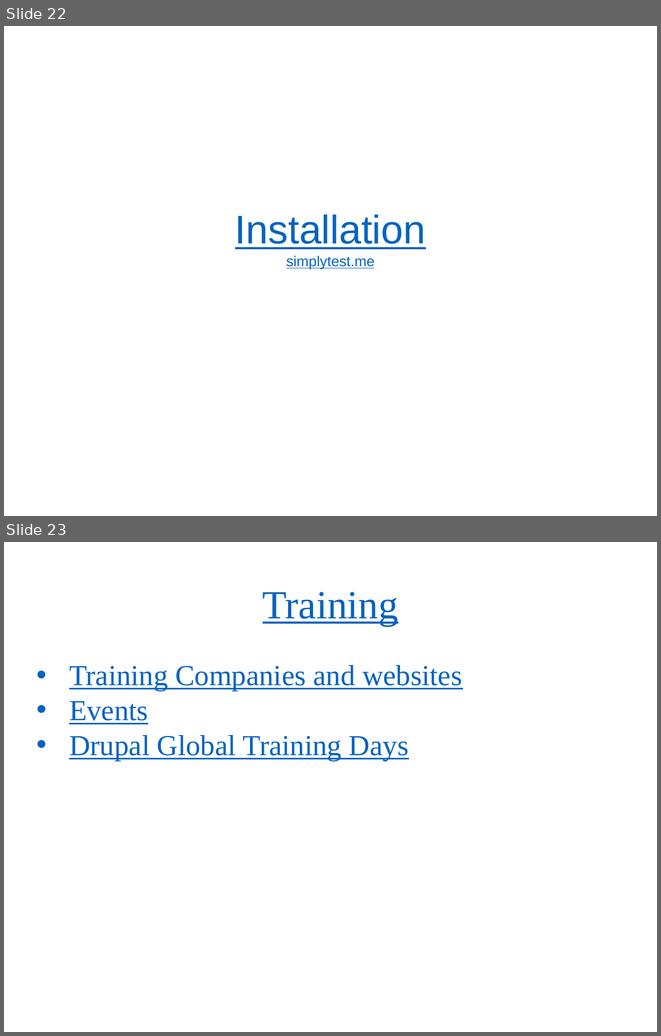
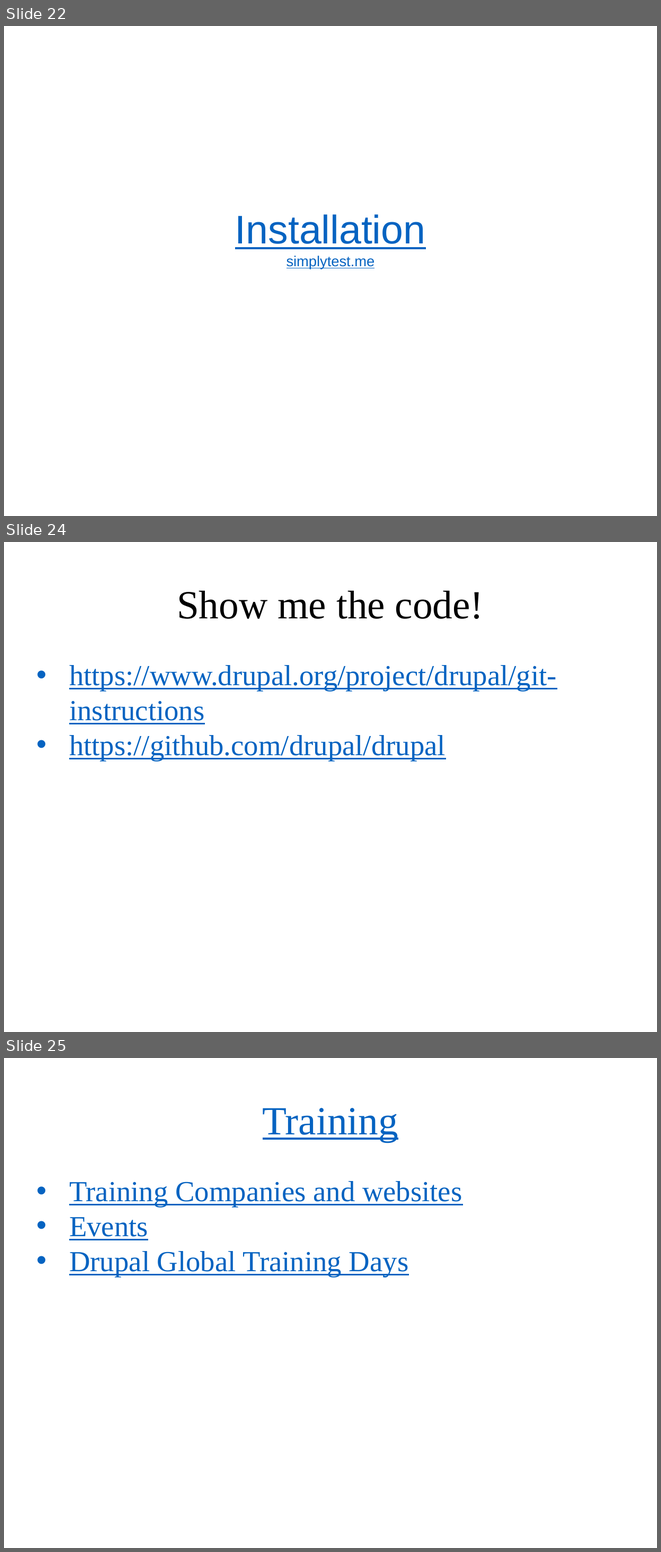
Before and after one commit to mariomc/drupal-overview, a slide deck: Drupal.pptx. Shown one above the other, each under a label of ours: slides 22 and 23 before the commit, slides 22, 24 and 25 after it; the slides between them are not shown. The pictures are 661x1036 and 661x1552 pixels, drawn with LibreOffice and Linux fonts; fonts in the diff are those of the drawing; background and template pictures are left out. Boxes give left, top, right and bottom in pixels: in the first picture for what was removed or moved away, otherwise in the second. Text is boxed around its words. In the diff, an @@ line names an element or a change of style, - is before the commit and + after.

Commit message:
Show me the code

```diff
--- a/Drupal.pptx
+++ b/Drupal.pptx
@@ slide 24 added at bbox=[4, 542, 657, 1032], background picture (left out) @@
@@ title added at bbox=[177, 590, 484, 619], 44 pt, text #000000 @@
+Show me the code!
@@ text added at bbox=[69, 665, 556, 761], 32 pt, text #0563C1, underline @@
+• https://www.drupal.org/project/drupal/git-instructions
+• https://github.com/drupal/drupal
@@ what was slide 23 is now slide 25 @@
```
Also in this commit, not shown: 1 other slide added.
